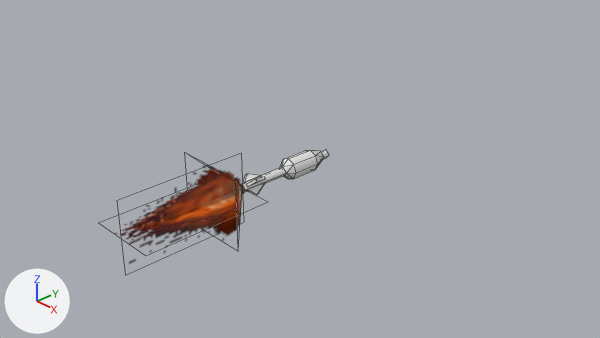
Two versions of the Blender file entities/projectile/missile.blend, one commit apart.
The view is the same before and after, from the file's camera 'Camera'. Every picture has the same lights, and +X, +Y and +Z are marked at lower left. Mesh edges are drawn as thin lines.

The first picture shows 'Plane', 'missile'.
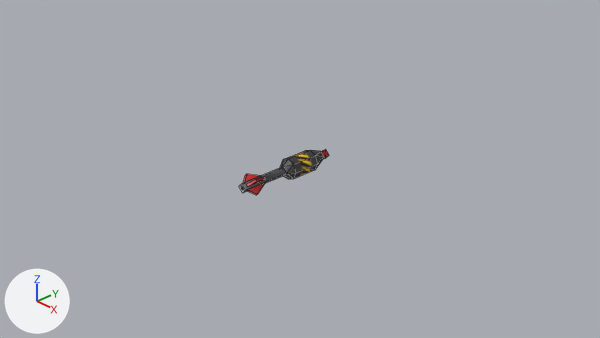
The newer file is also turned or shifted as a whole; pictures and numbers use the older file's frame.

What the commit changed:
Picture 'missile_tex.png' (img_missile_tex_png) is new.
In material 'Material' (mat_material), base_color is no longer (0.8, 0.8, 0.8), white #e7e7e7.
In material 'Material' (mat_material), texture is now set to img_missile_tex_png.
me_cube is used by ob_missile; location (0.0, 0.0, 0.0).
me_cube had 56 vertices, 60 faces and spanned x -0.15..0.15, y -1.0..0.5, z -0.15..0.15.
me_cube now has 56 vertices, 59 faces and spans x -0.15..0.15, y -1.0..0.5, z -0.15..0.15.
me_cube part 1: 57 kept faces spanning x -0.15..0.15, y -1.0..0.5, z -0.15..0.15 get new texture (UV) coordinates.
Object 'Plane' (ob_plane) is now hidden.

Pixel boxes [x1, y1, x2, y2] of what changed, in the pictures (600 x 338 px):
'Plane', hidden
    before: [115, 162, 244, 263]
'missile', surface changed, reshaped
    before: [242, 149, 329, 195]
    after: [239, 149, 329, 195]
